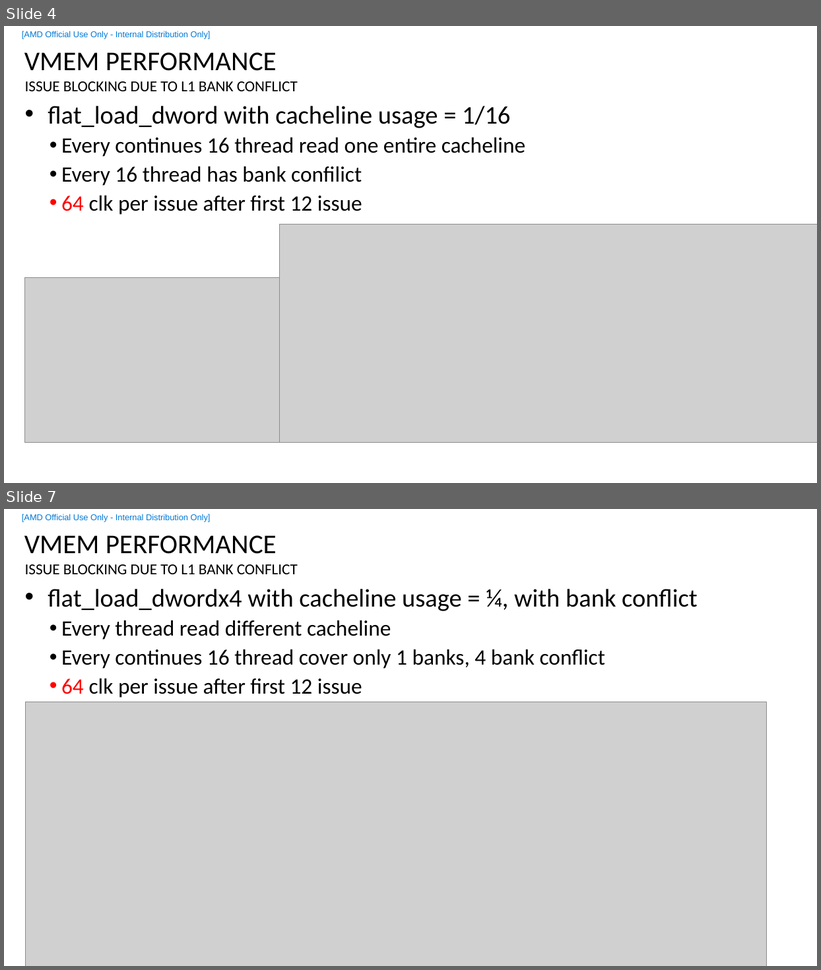
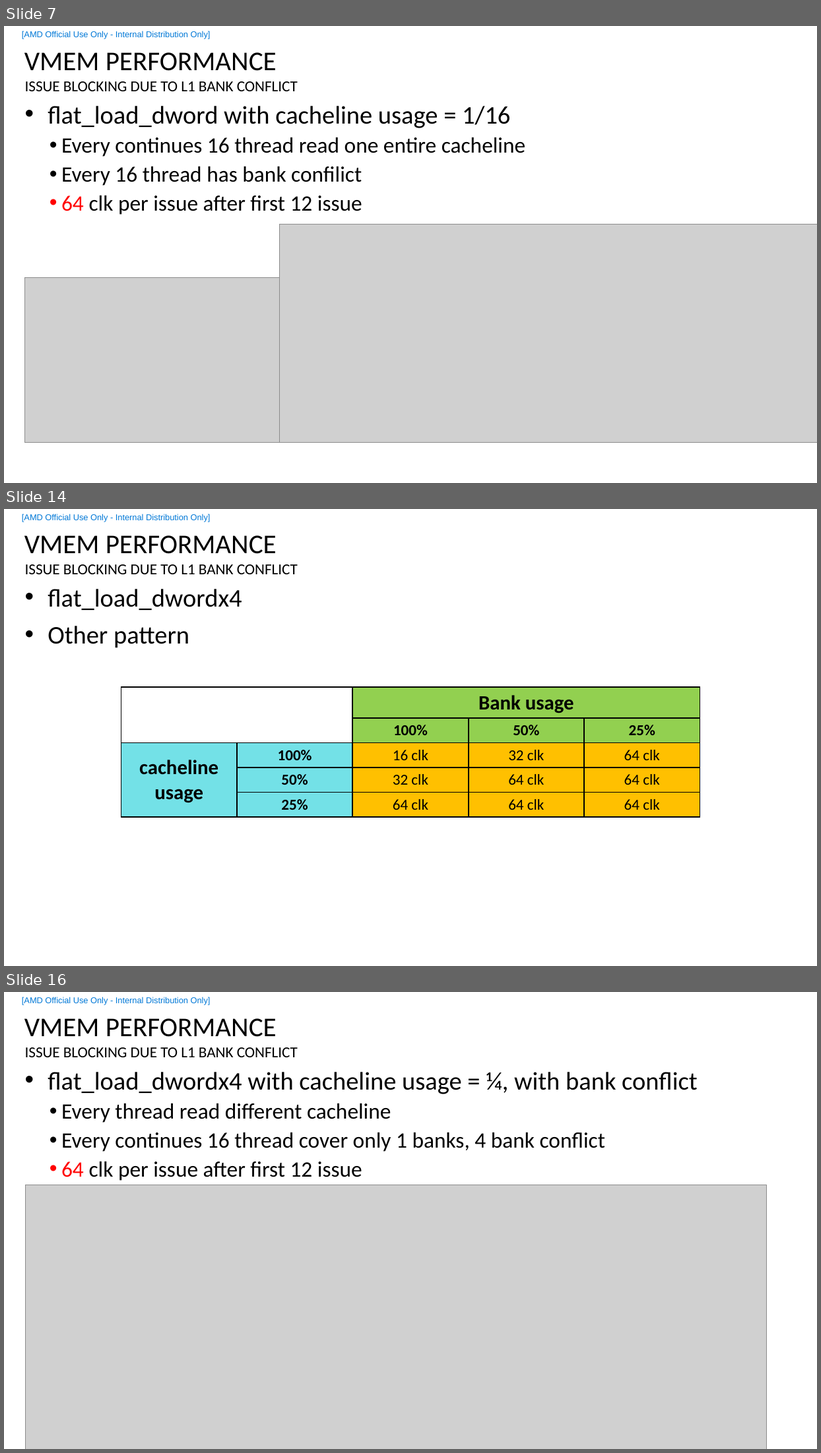
Before and after one commit to feifei14119/rocm_start_sample, a slide deck: vmemL1Bank/vmem_l1_bank.pptx. Shown one above the other, each under a label of ours: slides 4 and 7 before the commit, slides 7, 14 and 16 after it; the slides between them are not shown. The pictures are 821x970 and 821x1453 pixels, drawn with LibreOffice and Linux fonts; fonts in the diff are those of the drawing; grey boxes stand for pictures; background and template pictures are left out. Boxes give left, top, right and bottom in pixels: in the first picture for what was removed or moved away, otherwise in the second. Text is boxed around its words. In the diff, an @@ line names an element or a change of style, - is before the commit and + after.

```diff
--- a/vmemL1Bank/vmem_l1_bank.pptx
+++ b/vmemL1Bank/vmem_l1_bank.pptx
@@ slide 14 added at (x1=4, y1=509, x2=817, y2=966), background #FFFFFF; not listed: 2 template elements that a slide beside it also shows @@
@@ title added at (x1=24, y1=535, x2=277, y2=554), 32 pt, text #000000 @@
+VMEM PERFORMANCE
@@ text added at (x1=25, y1=564, x2=298, y2=574), 18 pt, text #000000 @@
+ISSUE BLOCKING DUE TO L1 BANK CONFLICT
@@ text added at (x1=48, y1=589, x2=242, y2=648), 30 pt, text #000000 @@
+• flat_load_dwordx4
+• Other pattern
@@ table added at (x1=121, y1=687, x2=700, y2=817), 5 rows, 5 columns @@
+ |  | Bank usage |  | 
+ |  | 100% | 50% | 25%
+cacheline usage | 100% | 16 clk | 32 clk | 64 clk
+ | 50% | 32 clk | 64 clk | 64 clk
+ | 25% | 64 clk | 64 clk | 64 clk
@@ what was slide 4 is now slide 7 @@
@@ what was slide 7 is now slide 16 @@
```
Also in this commit, not shown: 4 slides changed, 9 other slides added, 16 other files.
